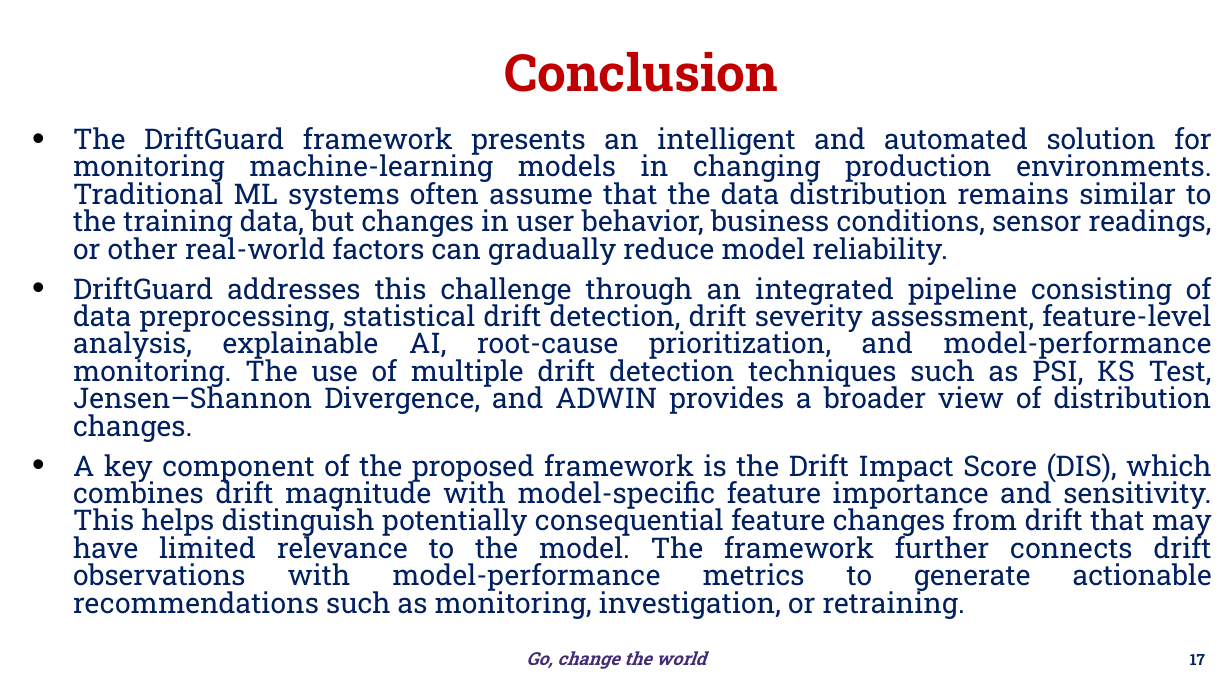
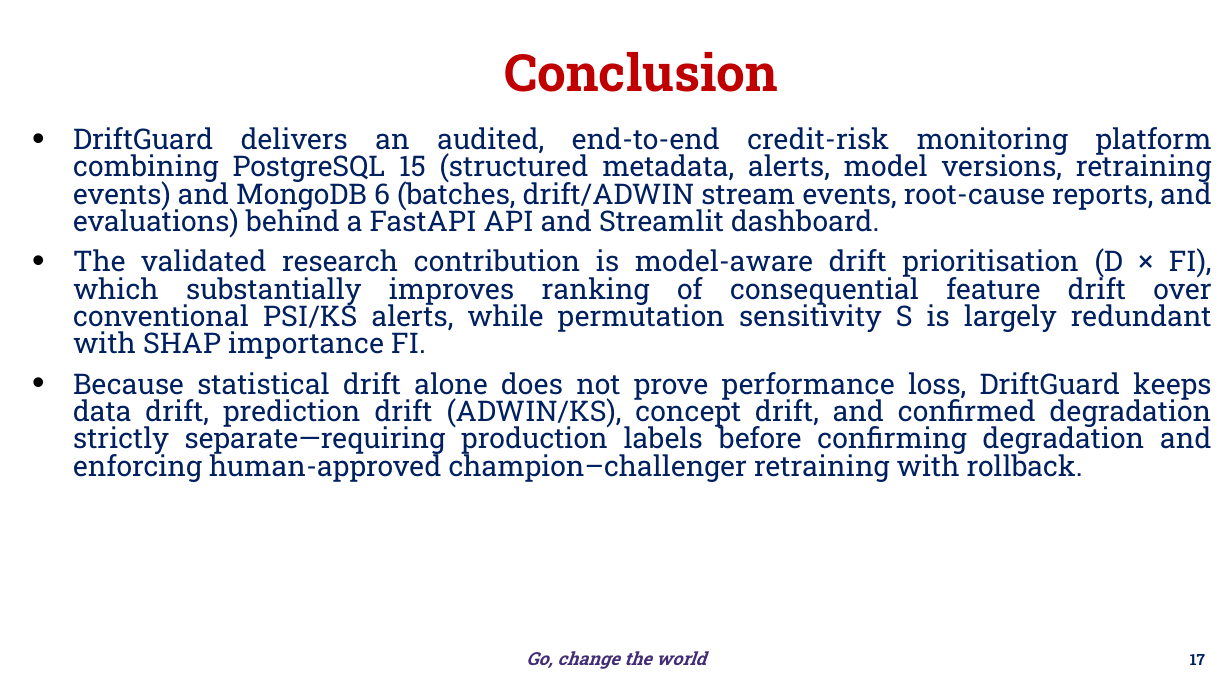
Before and after one commit to kumaranimesh1901/driftguard, a slide deck: slide 17 of docs/course/DBMS.pptx. Drawn at 1232x693 pixels with LibreOffice and Linux fonts; fonts in the diff are those of the drawing; background and template pictures are left out. Boxes give left, top, right and bottom in pixels: in the first picture for what was removed or moved away, otherwise in the second. Text is boxed around its words. In the diff, an @@ line names an element or a change of style, - is before the commit and + after.

Commit message:
Implement DriftGuard audit fixes, ADWIN streams, champion-challenger retraining, experiment, and updated docs/slides

```diff
--- a/docs/course/DBMS.pptx
+++ b/docs/course/DBMS.pptx
@@ text at (73, 127, 1212, 482): text changed @@
-• The DriftGuard framework presents an intelligent and automated solution for monitoring machine-learning models in changing production environments. Traditional ML systems often assume that the data distribution remains similar to the training data, but changes in user behavior, business conditions, sensor readings, or other real-world factors can gradually reduce model reliability.
-• DriftGuard addresses this challenge through an integrated pipeline consisting of data preprocessing, statistical drift detection, drift severity assessment, feature-level analysis, explainable AI, root-cause prioritization, and model-performance monitoring. The use of multiple drift detection techniques such as PSI, KS Test, Jensen–Shannon Divergence, and ADWIN provides a broader view of distribution changes.
-• A key component of the proposed framework is the Drift Impact Score (DIS), which combines drift magnitude with model-specific feature importance and sensitivity. This helps distinguish potentially consequential feature changes from drift that may have limited relevance to the model. The framework further connects drift observations with model-performance metrics to generate actionable recommendations such as monitoring, investigation, or retraining.
+• DriftGuard delivers an audited, end-to-end credit-risk monitoring platform combining PostgreSQL 15 (structured metadata, alerts, model versions, retraining events) and MongoDB 6 (batches, drift/ADWIN stream events, root-cause reports, and evaluations) behind a FastAPI API and Streamlit dashboard.
+• The validated research contribution is model-aware drift prioritisation (D × FI), which substantially improves ranking of consequential feature drift over conventional PSI/KS alerts, while permutation sensitivity S is largely redundant with SHAP importance FI.
+• Because statistical drift alone does not prove performance loss, DriftGuard keeps data drift, prediction drift (ADWIN/KS), concept drift, and confirmed degradation strictly separate—requiring production labels before confirming degradation and enforcing human-approved champion–challenger retraining with rollback.
```
Also in this commit, not shown: 3 other slides changed, 26 other files.
